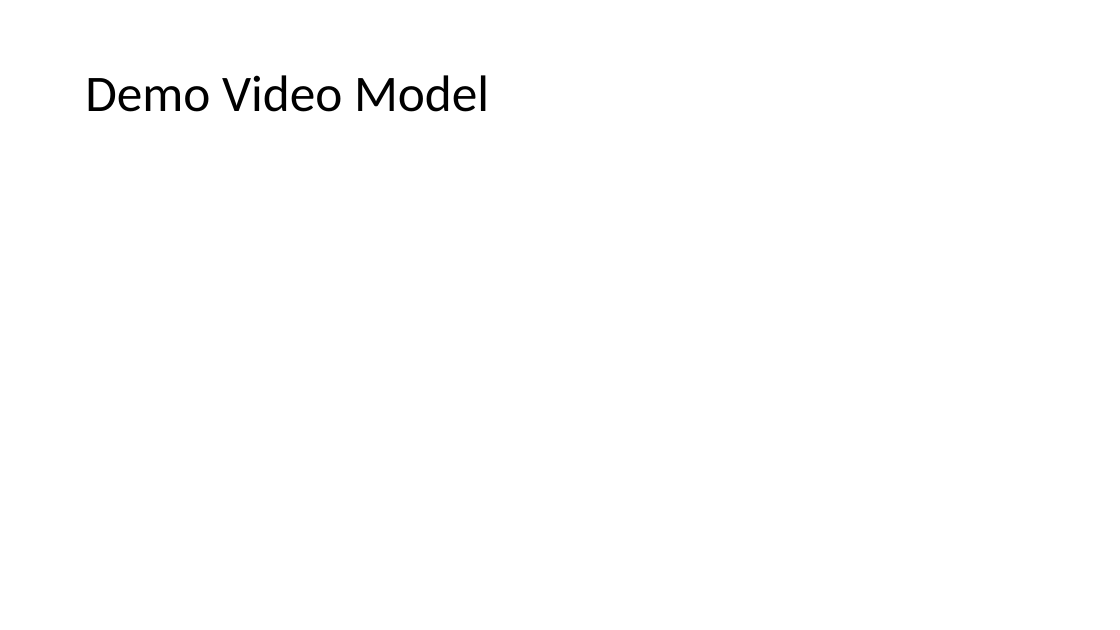
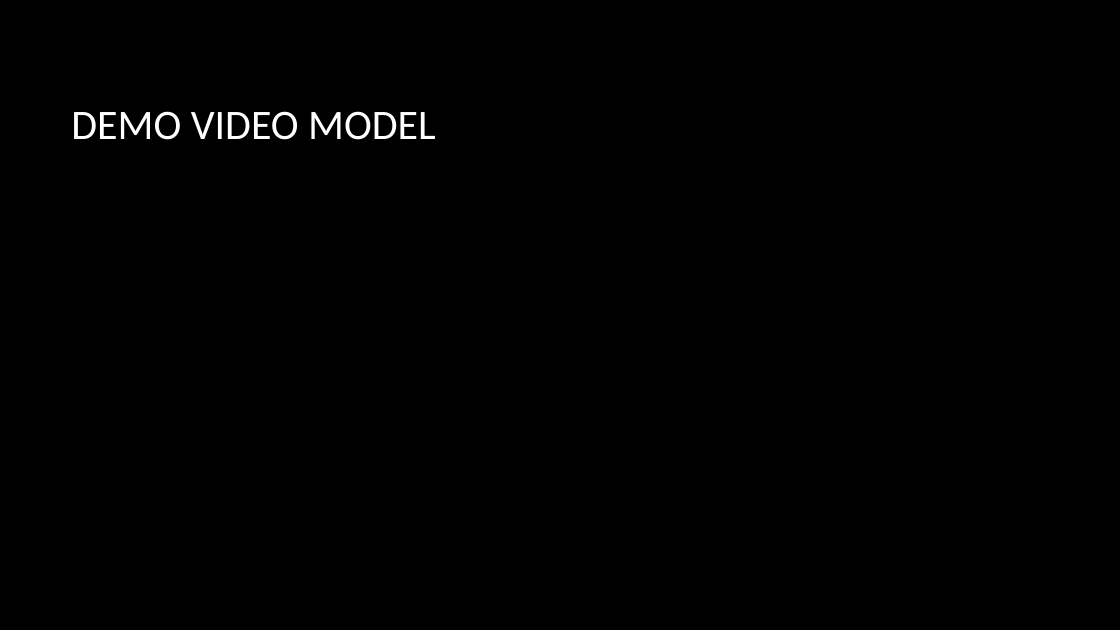
Before and after one commit to Burnetb8/Senior-Capstone, a slide deck: slide 7 of Documentation/Sprint 1 Pres.pptx. Drawn at 1120x630 pixels with LibreOffice and Linux fonts; fonts in the diff are those of the drawing; background and template pictures are left out. Boxes give left, top, right and bottom in pixels: in the first picture for what was removed or moved away, otherwise in the second. Text is boxed around its words. In the diff, an @@ line names an element or a change of style, - is before the commit and + after.

Commit message:
Change theme

```diff
--- a/Documentation/Sprint 1 Pres.pptx
+++ b/Documentation/Sprint 1 Pres.pptx
@@ background #FFFFFF to picture (left out) @@
@@ title at [71,111,436,140]: text changed; size 44 to 36 pt; text colour #000000 to #FFFFFF @@
-Demo Video Model
+DEMO VIDEO MODEL
```
Also in this commit, not shown: 9 other slides changed.
